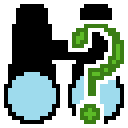
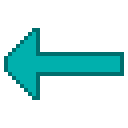
Layer changes from the first 128x128 image to the second:
added layer "Back Symbol" in group "Symbols" over 4, 24, 124, 104
hid "Toggle Search Symbol" over 68, 24, 124, 124
hid "Search Symbol" over 4, 4, 124, 124
